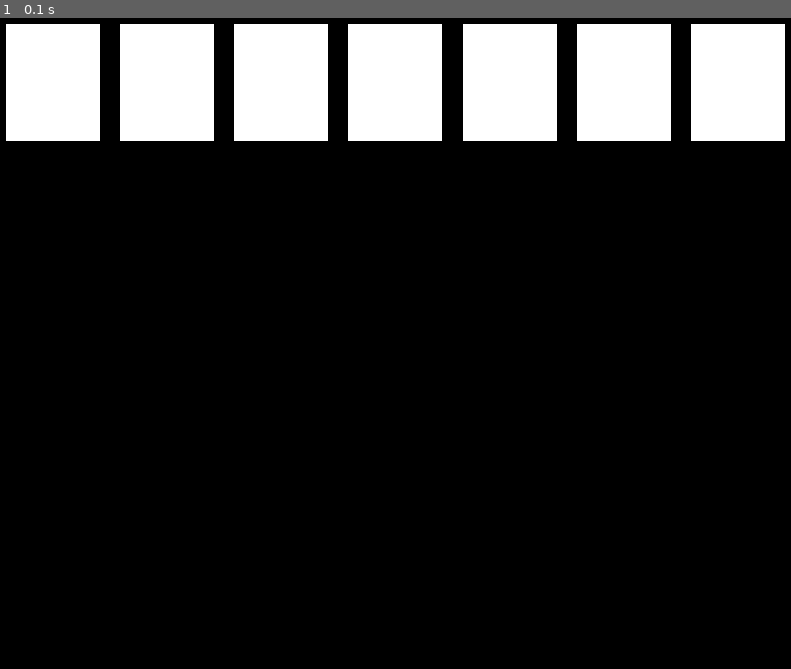
Above: before the commit, frame 1.
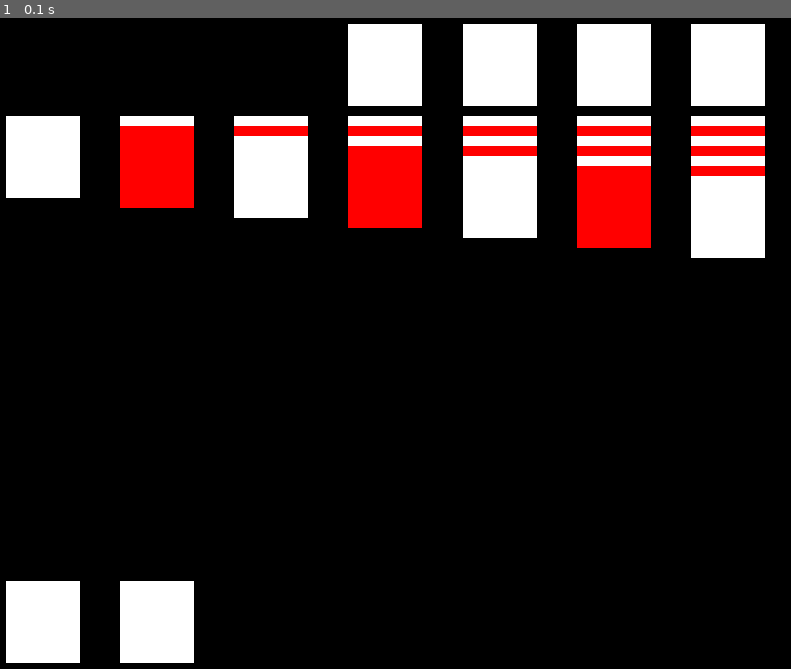
Above: after the commit, the same moment.

Repository: BlevinsN/python_solitaire
Game: pygame game, started from python_solitaire.py
Two runs of this game, one before a commit and one after it. Both use one fixed random seed, a clock stepped at 60 frames per second and the inputs below.
Inputs:
- Up to frame 1 (0.1 s): no input

The runs differ from the first frame. In frame 1, 20% of the frame differs, in the area x 0-100%, y 0-100%.

Commit message:
Game set up complete
Added card positions for the entire setup. Now need to make location class for the deck and assign images to the cards

Diff:
--- a/python_solitaire.py
+++ b/python_solitaire.py
@@ -19,13 +19,34 @@
 screen = pygame.display.set_mode(size)
 font = pygame.font.Font(None, 12)
 buffer = 10
-card_width = (width / 7) - (2*buffer)
-card_height = card_width * (5/4)
+row_width = (width / 7) - (2*buffer)
+card_width = row_width - (2*buffer)
+row_height = card_width * (5/4)
+card_height = row_height - buffer
 print(card_width, card_height)
 pygame.display.set_caption("Python Solitaire")
 
 carryOn = True
 clock = pygame.time.Clock()
+
+vert_slice0 = pygame.Rect(0*(width/7)+buffer, 0, row_width, height)
+vert_slice1 = pygame.Rect(1*(width/7)+buffer, 0, row_width, height)
+vert_slice2 = pygame.Rect(2*(width/7)+buffer, 0, row_width, height)
+vert_slice3 = pygame.Rect(3*(width/7)+buffer, 0, row_width, height)
+vert_slice4 = pygame.Rect(4*(width/7)+buffer, 0, row_width, height)
+vert_slice5 = pygame.Rect(5*(width/7)+buffer, 0, row_width, height)
+vert_slice6 = pygame.Rect(6*(width/7)+buffer, 0, row_width, height)
+
+horz_slice0 = pygame.Rect(0, (0*row_height)+buffer, width, row_height)
+horz_slice1 = pygame.Rect(0, (1*row_height)+buffer, width, row_height)
+horz_slice2 = pygame.Rect(0, (2*row_height)+buffer, width, row_height)
+horz_slice3 = pygame.Rect(0, (3*row_height)+buffer, width, row_height)
+horz_slice4 = pygame.Rect(0, (4*row_height)+buffer, width, row_height)
+horz_slice5 = pygame.Rect(0, (5*row_height)+buffer, width, row_height)
+horz_slice6 = pygame.Rect(0, (6*row_height)+buffer, width, row_height)
+
+x_pos = [vert_slice0, vert_slice1, vert_slice2, vert_slice3, vert_slice4, vert_slice5, vert_slice6]
+y_pos = [horz_slice0, horz_slice1, horz_slice2, horz_slice3, horz_slice4, horz_slice5, horz_slice6]
 
 while carryOn:
 	for event in pygame.event.get():
@@ -34,29 +55,45 @@
 
 	screen.fill(BLACK)
 
-	vert_slice0 = pygame.Rect(0*(width/7), 0, width/7, height)
-	vert_slice1 = pygame.Rect(1*(width/7), 0, width/7, height)
-	vert_slice2 = pygame.Rect(2*(width/7), 0, width/7, height)
-	vert_slice3 = pygame.Rect(3*(width/7), 0, width/7, height)
-	vert_slice4 = pygame.Rect(4*(width/7), 0, width/7, height)
-	vert_slice5 = pygame.Rect(5*(width/7), 0, width/7, height)
-	vert_slice6 = pygame.Rect(6*(width/7), 0, width/7, height)
+	suit1 = pygame.Rect(vert_slice3.x, horz_slice0.y, card_width, card_height)
+	suit2 = pygame.Rect(vert_slice4.x, horz_slice0.y, card_width, card_height)
+	suit3 = pygame.Rect(vert_slice5.x, horz_slice0.y, card_width, card_height)
+	suit4 = pygame.Rect(vert_slice6.x, horz_slice0.y, card_width, card_height)
 
-	card0 = pygame.Rect(vert_slice0.x + buffer, vert_slice0.y + buffer, card_width, card_height)
-	card1 = pygame.Rect(vert_slice1.x + buffer, vert_slice1.y + buffer, card_width, card_height)
-	card2 = pygame.Rect(vert_slice2.x + buffer, vert_slice2.y + buffer, card_width, card_height)
-	card3 = pygame.Rect(vert_slice3.x + buffer, vert_slice3.y + buffer, card_width, card_height)
-	card4 = pygame.Rect(vert_slice4.x + buffer, vert_slice4.y + buffer, card_width, card_height)
-	card5 = pygame.Rect(vert_slice5.x + buffer, vert_slice5.y + buffer, card_width, card_height)
-	card6 = pygame.Rect(vert_slice6.x + buffer, vert_slice6.y + buffer, card_width, card_height)
+	deck_hidden = pygame.Rect(vert_slice0.x, horz_slice6.y, card_width, card_height)
+	deck_showing = pygame.Rect(vert_slice1.x, horz_slice6.y, card_width, card_height)
 
-	pygame.draw.rect(screen, WHITE, card0)
-	pygame.draw.rect(screen, WHITE, card1)
-	pygame.draw.rect(screen, WHITE, card2)
-	pygame.draw.rect(screen, WHITE, card3)
-	pygame.draw.rect(screen, WHITE, card4)
-	pygame.draw.rect(screen, WHITE, card5)
-	pygame.draw.rect(screen, WHITE, card6)
+	# card1 = pygame.Rect(vert_slice0.x, horz_slice1.y, card_width, card_height)
+	# card2 = pygame.Rect(vert_slice1.x, horz_slice1.y, card_width, card_height)
+	# card3 = pygame.Rect(vert_slice2.x, horz_slice1.y, card_width, card_height)
+	# card4 = pygame.Rect(vert_slice3.x, horz_slice1.y, card_width, card_height)
+	# card5 = pygame.Rect(vert_slice4.x, horz_slice1.y, card_width, card_height)
+	# card6 = pygame.Rect(vert_slice5.x, horz_slice1.y, card_width, card_height)
+	# card7 = pygame.Rect(vert_slice6.x, horz_slice1.y, card_width, card_height)
+
+	for stack in range(0,7):
+		for card in range(stack+1):
+			rect = pygame.Rect(x_pos[stack].x, horz_slice1.y + (card*buffer), card_width, card_height)
+			if card % 2 == 0:
+				pygame.draw.rect(screen, WHITE, rect)
+			else:
+				pygame.draw.rect(screen, RED, rect)
+
+	pygame.draw.rect(screen, WHITE, suit1)
+	pygame.draw.rect(screen, WHITE, suit2)
+	pygame.draw.rect(screen, WHITE, suit3)
+	pygame.draw.rect(screen, WHITE, suit4)
+
+	# pygame.draw.rect(screen, WHITE, card1)
+	# pygame.draw.rect(screen, WHITE, card2)
+	# pygame.draw.rect(screen, WHITE, card3)
+	# pygame.draw.rect(screen, WHITE, card4)
+	# pygame.draw.rect(screen, WHITE, card5)
+	# pygame.draw.rect(screen, WHITE, card6)
+	# pygame.draw.rect(screen, WHITE, card7)
+
+	pygame.draw.rect(screen, WHITE, deck_hidden)
+	pygame.draw.rect(screen, WHITE, deck_showing)
 
 	pygame.display.flip()
 	clock.tick(60)
